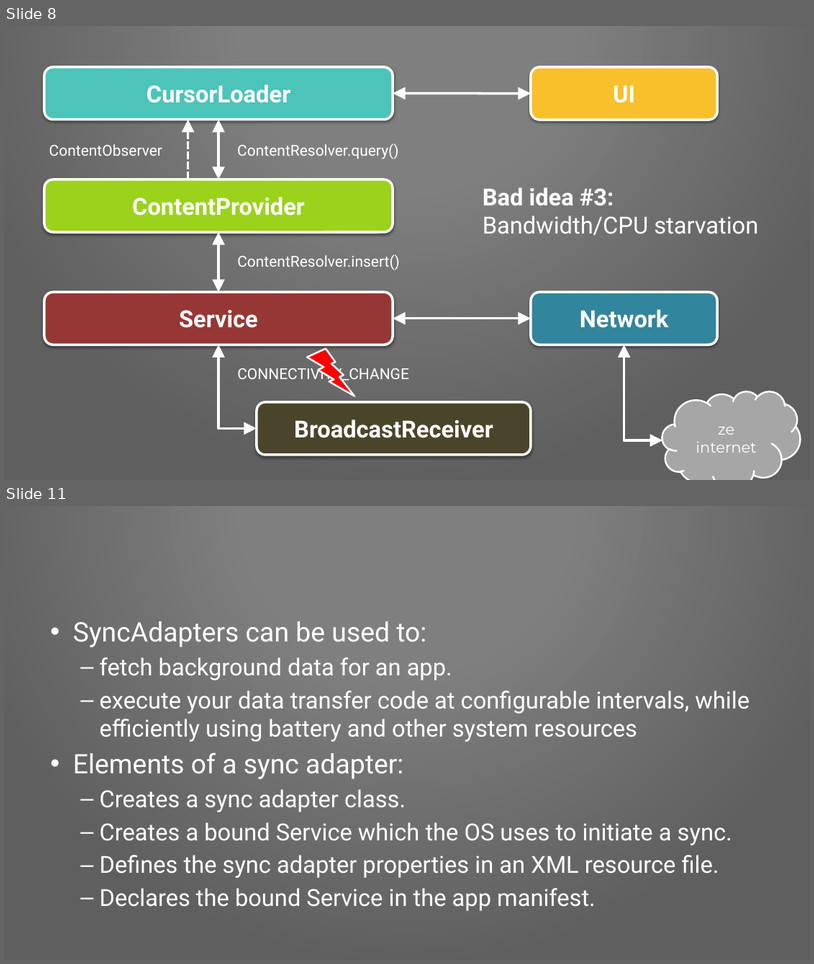
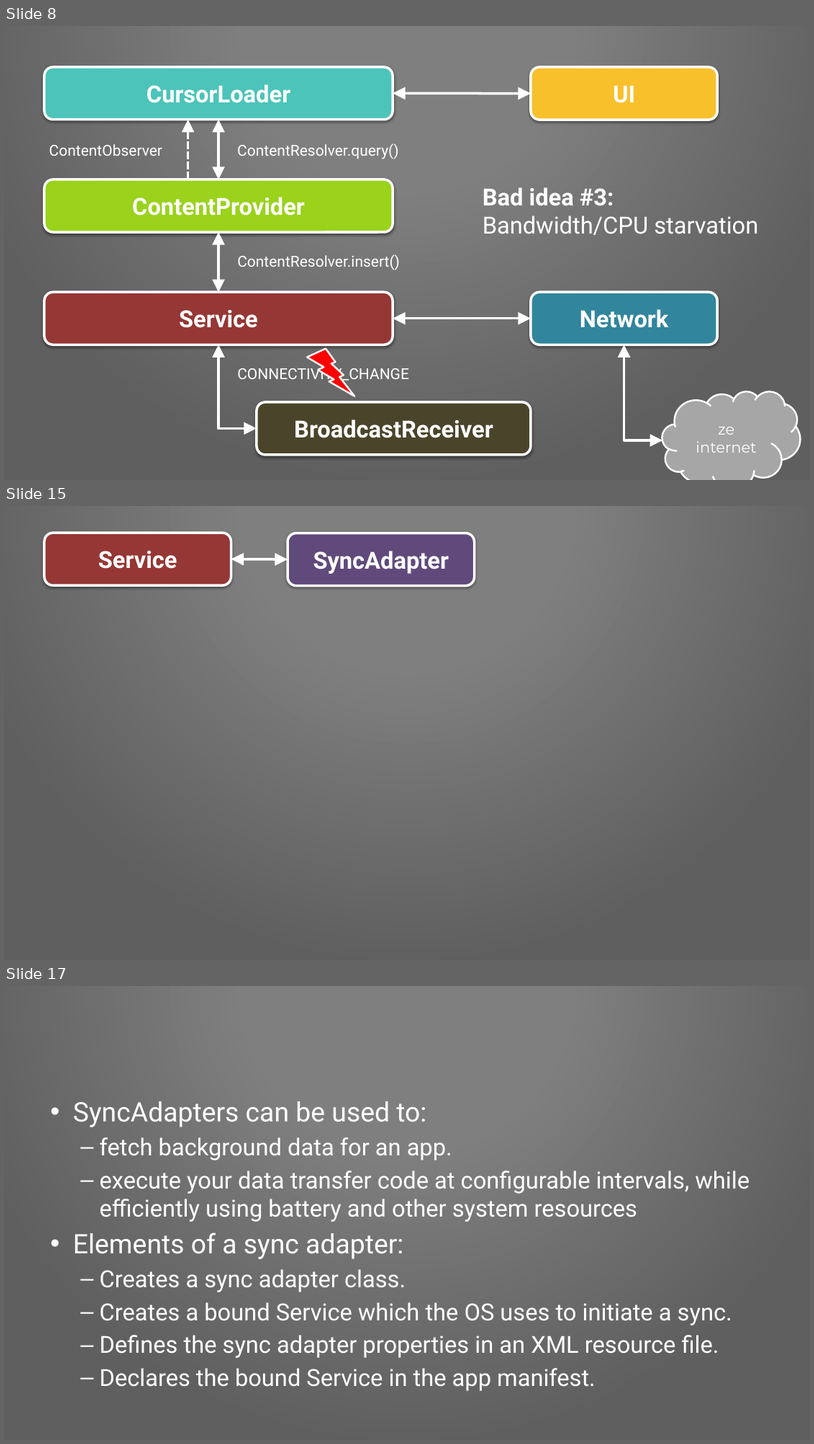
Before and after one commit to Pixplicity/sync-demo, a slide deck: I've been doing some syncing.pptx. Shown one above the other, each under a label of ours: slides 8 and 11 before the commit, slides 8, 15 and 17 after it; the slides between them are not shown. The pictures are 814x964 and 814x1444 pixels, drawn with LibreOffice and Linux fonts; fonts in the diff are those of the drawing; background and template pictures are left out. Boxes give left, top, right and bottom in pixels: in the first picture for what was removed or moved away, otherwise in the second. Text is boxed around its words. In the diff, an @@ line names an element or a change of style, - is before the commit and + after.

Commit message:
extended diagram with service binding

```diff
--- a/I've been doing some syncing.pptx
+++ b/I've been doing some syncing.pptx
@@ slide 15 added at <box>4,506,810,960</box>, background picture (left out); not listed: 1 template element that a slide beside it also shows @@
@@ rounded rectangle added at <box>44,533,232,585</box>, fill #953735, outline #FFFFFF 3 pt, 28 pt, text #FFFFFF, bold @@
+Service
@@ rounded rectangle added at <box>288,533,475,586</box>, fill #604A7B, outline #FFFFFF 3 pt, 28 pt, text #FFFFFF, bold @@
+SyncAdapter
@@ double arrow added from (232, 559) to (288, 559), #FFFFFF 3 pt @@
@@ what was slide 11 is now slide 17 @@
```
Also in this commit, not shown: 2 slides changed, 4 other slides added, 1 slide removed.
